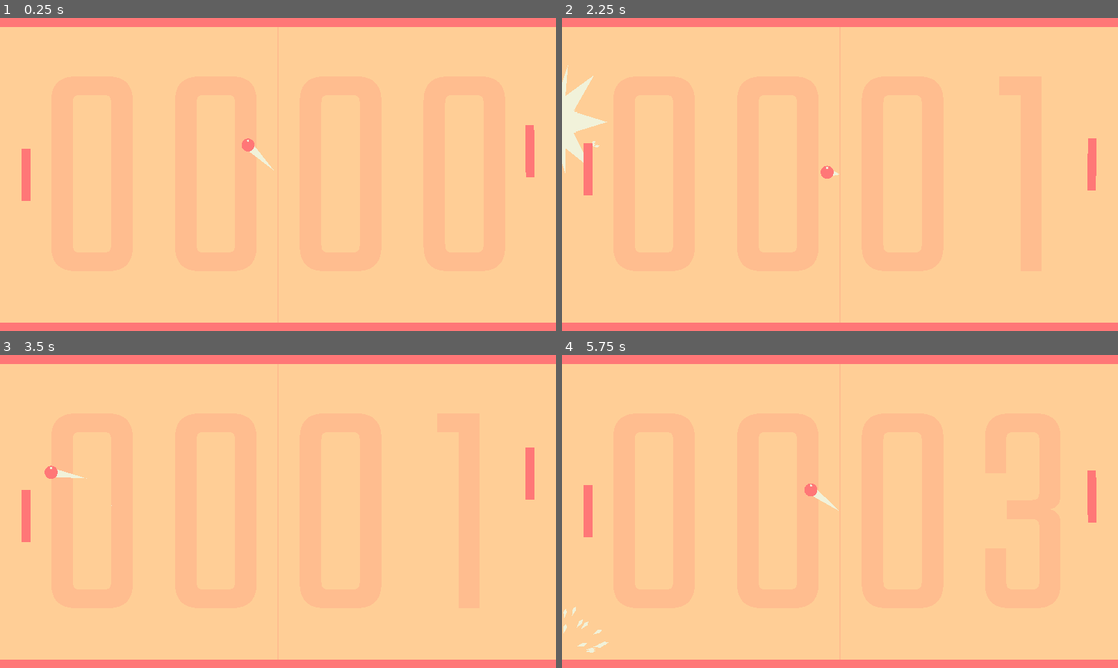
Above: before the commit, frames 1-4 (two rows, left to right).
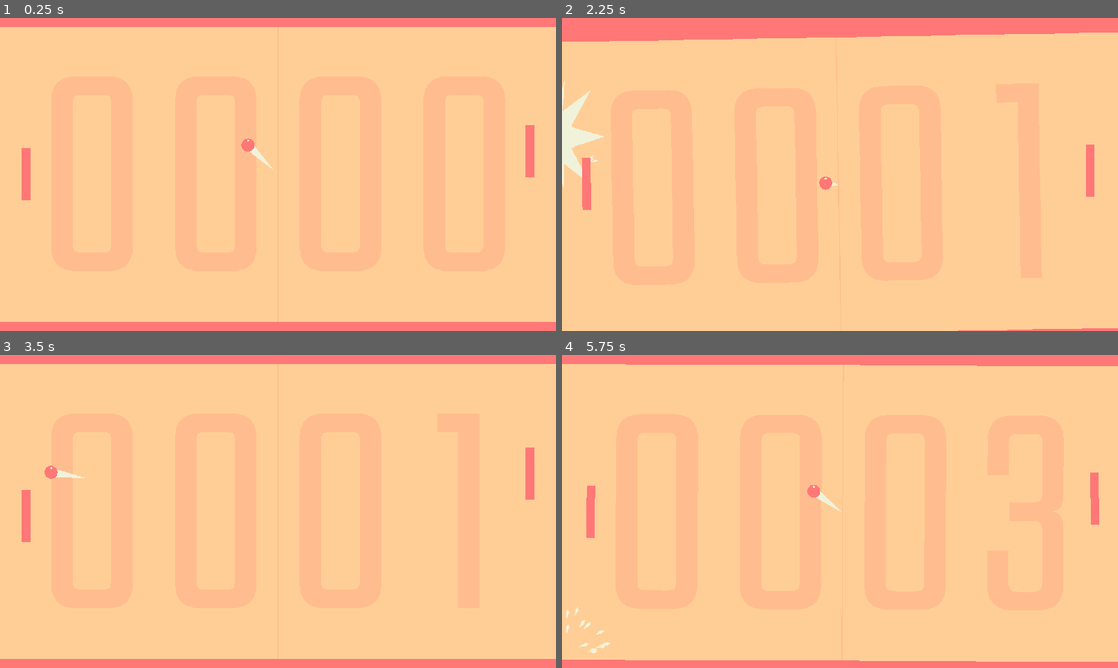
Above: after the commit, the same moments.

Repository: ogilliland/ultimate-ping-pong
Game: Godot game, scene res://main.tscn
Two runs of this game, one before a commit and one after it. Both use one fixed random seed, a clock stepped at 60 frames per second and the inputs below.
Inputs (mouse positions are in pixels of both pictures, inside the frame that each line leads up to):
- Up to frame 1 (0.25 s): no input
- Up to frame 2 (2.25 s): move the mouse to (867, 174) at 0.52 s; move the mouse to (812, 174) at 1.27 s; move the mouse to (851, 168) at 2.02 s
- Up to frame 3 (3.5 s): move the mouse to (272, 517) at 2.77 s
- Up to frame 4 (5.75 s): move the mouse to (878, 514) at 3.52 s; move the mouse to (795, 508) at 4.27 s; move the mouse to (845, 511) at 5.02 s

The runs differ from the first frame. In frame 1, 0.2% of the frame differs, in the area x 0-100%, y 34-98%; in frame 2, 7.2%, in the area x 0-100%, y 2-100%; in frame 3, 0.2%; in frame 4, 1.3%.

Commit message:
Add camera shake effect

Diff:
--- /dev/null
+++ b/effects/camera_shake.gd
@@ -0,0 +1,26 @@
+extends Camera2D
+
+const MAX_ROT: float = 10.0
+const MAX_DISP: float = 100.0
+
+var shake_magnitude: float = 0.0
+
+func _ready() -> void:
+	get_node("../Game/GoalLeft").connect("goal_scored", self, "_on_goal")
+	get_node("../Game/GoalRight").connect("goal_scored", self, "_on_goal")
+	get_node("../Game/Ball").connect("collision", self, "_on_hit")
+
+func _physics_process(delta: float) -> void:
+	shake_magnitude *= 0.95
+	position = Vector2(
+		rand_range(-MAX_DISP, MAX_DISP),
+		rand_range(-MAX_DISP, MAX_DISP)
+	) * shake_magnitude
+	rotation_degrees = rand_range(-MAX_ROT, MAX_ROT) * shake_magnitude
+
+func _on_hit(magnitude: float) -> void:
+	shake_magnitude = magnitude
+
+func _on_goal(by: int, against: int) -> void:
+	var speed = get_node("../Game/Ball").speed
+	shake_magnitude = clamp(speed / 2000.0, 0.0, 0.75) + 0.25
--- a/effects/color_correction.gd
+++ /dev/null
@@ -1,6 +0,0 @@
-extends ColorRect
-
-#var palette = preload("res://assets/polyducks-ayy4.png")
-
-#func _ready() -> void:
-#	update_palette()
--- a/effects/color_correction.gdshader
+++ b/effects/color_correction.gdshader
@@ -3,7 +3,8 @@
 uniform sampler2D palette: hint_albedo;
 
 void fragment() {
-	vec4 screen_color = texture(SCREEN_TEXTURE, SCREEN_UV);
+	vec4 screen_color = texture(TEXTURE, UV);
 	vec4 palette_color = texture(palette, vec2(screen_color.r, 0.5));
 	COLOR = palette_color;
+//	COLOR = screen_color;
 }
--- a/effects/color_correction.tscn
+++ b/effects/color_correction.tscn
@@ -1,18 +1,20 @@
 [gd_scene load_steps=5 format=2]
 
-[ext_resource path="res://effects/color_correction.gd" type="Script" id=1]
 [ext_resource path="res://effects/color_correction.gdshader" type="Shader" id=2]
 [ext_resource path="res://assets/polyducks-ayy4.png" type="Texture" id=3]
 
-[sub_resource type="ShaderMaterial" id=4]
+[sub_resource type="ShaderMaterial" id=3]
 shader = ExtResource( 2 )
 shader_param/palette = ExtResource( 3 )
 
-[node name="ColorCorrection" type="ColorRect"]
-material = SubResource( 4 )
+[sub_resource type="ViewportTexture" id=4]
+viewport_path = NodePath("ViewportContainer/Viewport")
+
+[node name="ColorCorrection" type="TextureRect"]
+material = SubResource( 3 )
 anchor_right = 1.0
 anchor_bottom = 1.0
-script = ExtResource( 1 )
+texture = SubResource( 4 )
 __meta__ = {
 "_edit_use_anchors_": false
 }
--- a/game/ball.gd
+++ b/game/ball.gd
@@ -1,4 +1,6 @@
 extends KinematicBody2D
+
+signal collision(magnitude)
 
 const MAX_NORMAL: float = 100.0
 const MAX_TANGENT: float = 1000.0
@@ -58,6 +60,8 @@
 		var magnitude = clamp((speed - 500.0)/1000.0, 0.0, 1.0)
 		get_node("../Effects").explode(collision.position, collision.normal, magnitude)
 
+		emit_signal("collision", clamp((speed - 500.0)/4000.0, 0.0, 0.25))
+
 	# TO DO - raycast if ball is moving fast enough to skip through colliders
 #	var space_state = get_world_2d().direct_space_state
 #	var result = space_state.intersect_ray(position, new_position, [self], 2147483647, true, true)
--- /dev/null
+++ b/game/game.tscn
@@ -0,0 +1,80 @@
+[gd_scene load_steps=10 format=2]
+
+[ext_resource path="res://game/player.tscn" type="PackedScene" id=2]
+[ext_resource path="res://game/enemy.tscn" type="PackedScene" id=3]
+[ext_resource path="res://game/ball.tscn" type="PackedScene" id=4]
+[ext_resource path="res://effects/trail.tscn" type="PackedScene" id=5]
+[ext_resource path="res://game/goal.tscn" type="PackedScene" id=7]
+[ext_resource path="res://game/score.tscn" type="PackedScene" id=12]
+[ext_resource path="res://effects/effects_manager.gd" type="Script" id=13]
+
+[sub_resource type="Curve" id=3]
+_data = [ Vector2( 0, 1 ), 0.0, -1.0, 0, 1, Vector2( 1, 0 ), -1.0, 0.0, 1, 0 ]
+
+[sub_resource type="RectangleShape2D" id=2]
+extents = Vector2( 680, 30 )
+
+[node name="Game" type="Control"]
+anchor_right = 1.0
+anchor_bottom = 1.0
+__meta__ = {
+"_edit_use_anchors_": false
+}
+
+[node name="Score" parent="." instance=ExtResource( 12 )]
+
+[node name="Effects" type="Node2D" parent="."]
+script = ExtResource( 13 )
+
+[node name="BallTrail" parent="Effects" instance=ExtResource( 5 )]
+width_curve = SubResource( 3 )
+default_color = Color( 0.376471, 0.376471, 0.376471, 1 )
+target = NodePath("../../Ball")
+
+[node name="Player" parent="." instance=ExtResource( 2 )]
+position = Vector2( 60, 360 )
+
+[node name="Enemy" parent="." instance=ExtResource( 3 )]
+position = Vector2( 1220, 360 )
+
+[node name="Ball" parent="." instance=ExtResource( 4 )]
+position = Vector2( 640, 360 )
+
+[node name="Walls" type="StaticBody2D" parent="."]
+
+[node name="TopColor" type="ColorRect" parent="Walls"]
+margin_left = -40.0
+margin_top = -40.0
+margin_right = 1320.0
+margin_bottom = 20.0
+color = Color( 0.12549, 0.12549, 0.12549, 1 )
+__meta__ = {
+"_edit_use_anchors_": false
+}
+
+[node name="BottomColor" type="ColorRect" parent="Walls"]
+margin_left = -40.0
+margin_top = 700.0
+margin_right = 1320.0
+margin_bottom = 760.0
+color = Color( 0.12549, 0.12549, 0.12549, 1 )
+__meta__ = {
+"_edit_use_anchors_": false
+}
+
+[node name="Top" type="CollisionShape2D" parent="Walls"]
+position = Vector2( 640, -10 )
+shape = SubResource( 2 )
+
+[node name="Bottom" type="CollisionShape2D" parent="Walls"]
+position = Vector2( 640, 730 )
+shape = SubResource( 2 )
+
+[node name="GoalLeft" parent="." instance=ExtResource( 7 )]
+position = Vector2( -20, 360 )
+
+[node name="GoalRight" parent="." instance=ExtResource( 7 )]
+position = Vector2( 1300, 360 )
+this_player = 2
+other_player = 1
+normal = Vector2( -1, 0 )
--- a/main.tscn
+++ b/main.tscn
@@ -1,16 +1,11 @@
-[gd_scene load_steps=10 format=2]
+[gd_scene load_steps=5 format=2]
 
-[ext_resource path="res://game/enemy.tscn" type="PackedScene" id=1]
-[ext_resource path="res://game/player.tscn" type="PackedScene" id=2]
-[ext_resource path="res://game/ball.tscn" type="PackedScene" id=3]
-[ext_resource path="res://game/goal.tscn" type="PackedScene" id=4]
-[ext_resource path="res://game/score.tscn" type="PackedScene" id=5]
-[ext_resource path="res://effects/trail.tscn" type="PackedScene" id=6]
-[ext_resource path="res://effects/effects_manager.gd" type="Script" id=7]
+[ext_resource path="res://game/game.tscn" type="PackedScene" id=1]
 [ext_resource path="res://effects/color_correction.tscn" type="PackedScene" id=8]
+[ext_resource path="res://effects/camera_shake.gd" type="Script" id=9]
 
-[sub_resource type="RectangleShape2D" id=2]
-extents = Vector2( 680, 30 )
+[sub_resource type="ViewportTexture" id=3]
+viewport_path = NodePath("ViewportContainer/Viewport")
 
 [node name="Main" type="Control"]
 anchor_right = 1.0
@@ -19,61 +14,27 @@
 "_edit_use_anchors_": false
 }
 
-[node name="Score" parent="." instance=ExtResource( 5 )]
-
-[node name="Effects" type="Node2D" parent="."]
-script = ExtResource( 7 )
-
-[node name="BallTrail" parent="Effects" instance=ExtResource( 6 )]
-default_color = Color( 0.376471, 0.376471, 0.376471, 1 )
-target = NodePath("../../Ball")
-
-[node name="Player" parent="." instance=ExtResource( 2 )]
-position = Vector2( 60, 360 )
-
-[node name="Enemy" parent="." instance=ExtResource( 1 )]
-position = Vector2( 1220, 360 )
-
-[node name="Ball" parent="." instance=ExtResource( 3 )]
-position = Vector2( 640, 360 )
-
-[node name="Walls" type="StaticBody2D" parent="."]
-
-[node name="TopColor" type="ColorRect" parent="Walls"]
-margin_left = -40.0
-margin_top = -40.0
-margin_right = 1320.0
-margin_bottom = 20.0
-color = Color( 0.12549, 0.12549, 0.12549, 1 )
+[node name="ViewportContainer" type="ViewportContainer" parent="."]
+anchor_right = 1.0
+anchor_bottom = 1.0
+stretch = true
 __meta__ = {
 "_edit_use_anchors_": false
 }
 
-[node name="BottomColor" type="ColorRect" parent="Walls"]
-margin_left = -40.0
-margin_top = 700.0
-margin_right = 1320.0
-margin_bottom = 760.0
-color = Color( 0.12549, 0.12549, 0.12549, 1 )
-__meta__ = {
-"_edit_use_anchors_": false
-}
+[node name="Viewport" type="Viewport" parent="ViewportContainer"]
+size = Vector2( 1280, 720 )
+handle_input_locally = false
+render_target_v_flip = true
+render_target_update_mode = 3
 
-[node name="Top" type="CollisionShape2D" parent="Walls"]
-position = Vector2( 640, -10 )
-shape = SubResource( 2 )
+[node name="Camera2D" type="Camera2D" parent="ViewportContainer/Viewport"]
+offset = Vector2( 640, 360 )
+rotating = true
+current = true
+script = ExtResource( 9 )
 
-[node name="Bottom" type="CollisionShape2D" parent="Walls"]
-position = Vector2( 640, 730 )
-shape = SubResource( 2 )
-
-[node name="GoalLeft" parent="." instance=ExtResource( 4 )]
-position = Vector2( -20, 360 )
-
-[node name="GoalRight" parent="." instance=ExtResource( 4 )]
-position = Vector2( 1300, 360 )
-this_player = 2
-other_player = 1
-normal = Vector2( -1, 0 )
+[node name="Game" parent="ViewportContainer/Viewport" instance=ExtResource( 1 )]
 
 [node name="ColorCorrection" parent="." instance=ExtResource( 8 )]
+texture = SubResource( 3 )
